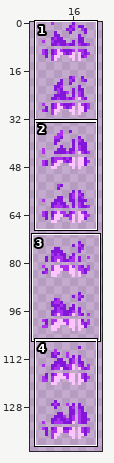
Sprite sheet: Resources/Textures/Tiles/Crafting/BackwoodsCampfire_Flame.png. The first picture is a wide view before the edit; the outline marks the close-up.
Close-up. First the earlier version:
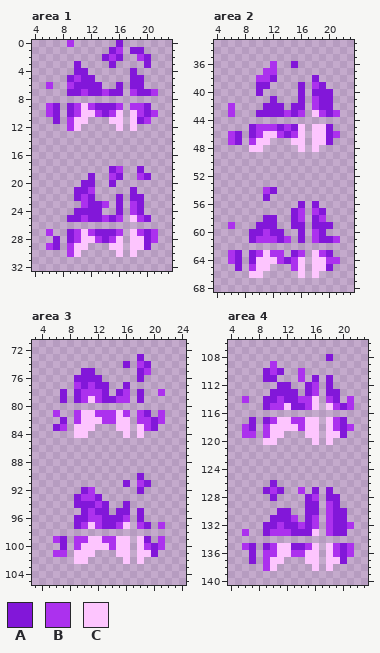
The file is 54x324 pixels, drawn in blocks of 2x2; one block is one cell here. Shown: area 1: x 4..23, y 0..32; area 2: x 4..23, y 33..68; area 3: x 3..24, y 71..105; area 4: x 4..23, y 106..140. The wide view leaves out empty margins.
Palette (. is transparent): A #8217d9  B #ac31ee  C #fdc5fe
And afterwards:
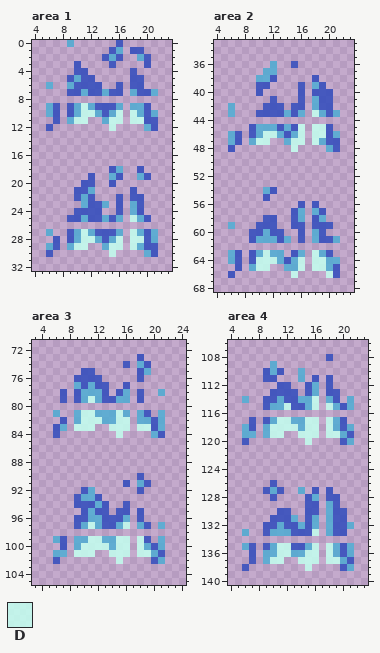
Colours new in this view: D #c3ffefda
What changed:
@@ palette @@
-A #8217d9
+A #314bbcda
-B #ac31ee
+B #4facd3da
--- area 1
@@ x 4..23 @@
  8 ....................
- 9 ..BA.ABCBAAAB.BBA...
-10 ..BA.ABCCBABC.CBAB..
-11 ...A.BCC...CC.CAB...
-12 .....BC.....C.C.....
+ 9 ..BA.ABDBAAAB.BBA...
+10 ..BA.ABDDBABD.DBAB..
+11 ...A.BDD..BDD.DDAA..
+12 ..A........D....BA..
 13 ....................
@@ x 4..23 @@
 24 ......AAAA..A.BA....
-25 .....AABAABAB.CBA...
+25 .....AABAABAB.DBA...
 26 ....................
-27 ..B..ABCBAAAB.CBAB..
-28 ...A.ABCCBABC.CCAB..
-29 ..BA.BCC...CC.CCA...
-30 .....BC.....C.C.....
+27 ..B..ABDBAAAB.DBAB..
+28 ...A.ABDDBABD.DDAB..
+29 ..BA.BDD..BDD.DBAA..
+30 ..A........D....BA..
 31 ....................
--- area 2
@@ x 4..23 @@
 42 ..B....AAA.AA.BAA...
-43 ..B...AAAABAB.CBAB..
+43 ..B...AAAABAB.DBAB..
 44 ....................
-45 .....ABBBABAC.CCA...
-46 ..BA.ABCCBABC.CCAB..
-47 ..BA.BCC...CC.CCA...
-48 .....CC.....C.C.....
+45 .....ABBBABAD.DDA...
+46 ..BA.ABDDBABD.DDAB..
+47 ..BA.BDD..BDD.DBAA..
+48 ..A........D....BA..
 49 ....................
@@ x 4..23 @@
 62 ....................
-63 ..BA.ABCBB.AB.CBA...
-64 ..BA.ACCCBABC.CCBB..
-65 ...A.BCC...BC.CCA...
-66 .....CC.....C.C.....
+63 ..BA.ABDBB.AB.DBA...
+64 ..BA.ADDDBABD.DDBB..
+65 ...A.BDD..BBD.DDBA..
+66 ..A........D....DA..
 67 ....................
--- area 3
@@ x 3..24 @@
  78 ....A.ABBBA.AB.A..B...
- 79 ....A.ABCBAABB.A......
+ 79 ....A.ABDBAABB.A......
  80 ......................
- 81 ...B..BCCBBBCB.BA.B...
- 82 ....A.BCCCBBCC.BBAB...
- 83 ...AB.CCC...CC.CBA....
- 84 ......CC.....C.C......
+ 81 ...B..BDDBBBDB.BA.B...
+ 82 ....A.BDDDBBDD.BBAB...
+ 83 ...AB.DDD..DDD.DDAB...
+ 84 ...A........D....BA...
  85 ......................
@@ x 3..24 @@
  96 ......AABBAAAB.A......
- 97 ......ABCBAABC.BA.B...
+ 97 ......ABDBAABD.BA.B...
  98 ......................
- 99 ...BA.BBCCBBCC.CA.B...
-100 ....A.BCCCCBCC.CBAB...
-101 ...BB.CCC...CC.CCA....
-102 ......CC.....C.C......
+ 99 ...BA.BBDDBBDD.DA.B...
+100 ....A.BDDDDBDD.DBAB...
+101 ...BB.DDD..DDD.DDBA...
+102 ...A........D....AB...
 103 ......................
--- area 4
@@ x 4..23 @@
 113 ......AAAA.AB.AA....
-114 ..B..AABAABBC.BA.B..
-115 .....ABBCAABC.CBAB..
+114 ..B..AABAABBD.BA.B..
+115 .....ABBDAABD.DBAB..
 116 ....................
-117 ...A.ABCCBBCC.CBA...
-118 ..BA.BCCCCBCC.CBAB..
-119 ..BB.BCC...CC.CCA...
-120 .....CC.....C.C.....
+117 ...A.ABDDBBDD.DBA...
+118 ..BA.BDDDDBDD.DBAB..
+119 ..BB.BDD..DDD.DDBA..
+120 ..A........D....AB..
 121 ....................
@@ x 4..23 @@
 132 .....AABAABAB.BAAB..
-133 ..B..ABBBAAAC.BAA...
+133 ..B..ABBBAAAD.BAA...
 134 ....................
-135 ..BA.ABCCAABC.CBAB..
-136 ...A.BBCCBBCC.CBAB..
-137 ...A.BCC...CC.CCA...
-138 .....BC.....C.C.....
+135 ..BA.ABDDAABD.DBAB..
+136 ...A.BBDDBBDD.DBAB..
+137 ...A.BDD..DDD.DDBA..
+138 ..A........D....AB..
 139 ....................
